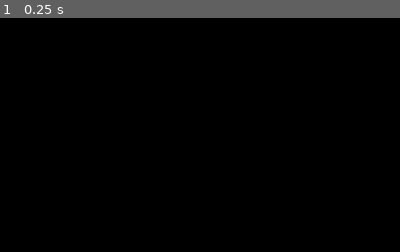
Above: before the commit, frame 1.
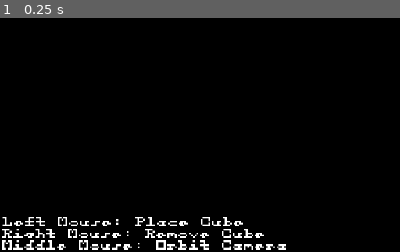
Above: after the commit, the same moment.

Repository: voxelv/blockbeat
Game: Godot game, scene res://main/main.tscn
The game is run twice, just before and just after one commit, with the same random seed, the same clock (stepped at 60 frames per second) and the same inputs.
Inputs:
- Up to frame 1 (0.25 s): no input
The pictures show only the part of the screen within x 0-50%, y 50-100%; the shares and areas given below are measured in that part.

The runs differ from the first frame. In frame 1, 2.9% of the frame differs, in the area x 0-72%, y 85-100%.

Commit message:
add instructions

Diff:
--- a/src/main/main.gd
+++ b/src/main/main.gd
@@ -13,6 +13,7 @@
 func _ready():
 	randomize()
 	animation.connect("animation_finished", self, "_on_animation_finished")
+	animation.play("goal_cam_up")
 	next_shape()
 	player_shape.connect("cubes_changed", self, "_on_player_shape_cubes_changed")
 
--- a/src/main/main.tscn
+++ b/src/main/main.tscn
@@ -9,13 +9,17 @@
 [ext_resource path="res://black_environment.tres" type="Environment" id=7]
 [ext_resource path="res://main/goal_shape/goal_camera.tscn" type="PackedScene" id=8]
 [ext_resource path="res://main/goal_shape/goal_shape.tscn" type="PackedScene" id=9]
+[ext_resource path="res://assets/font/bit5x5.ttf" type="DynamicFontData" id=10]
 
 [sub_resource type="World" id=1]
 
-[sub_resource type="Animation" id=2]
-resource_name = "goal_cam_down"
+[sub_resource type="DynamicFont" id=2]
+size = 12
+font_data = ExtResource( 10 )
+
+[sub_resource type="Animation" id=3]
 tracks/0/type = "value"
-tracks/0/path = NodePath("Control2/MarginContainer/Control/ViewportContainer/Viewport/Spatial/goal_camera:zoom")
+tracks/0/path = NodePath("Control/Control2/MarginContainer/Control/ViewportContainer/Viewport/Spatial/goal_camera:zoom")
 tracks/0/interp = 1
 tracks/0/loop_wrap = true
 tracks/0/imported = false
@@ -27,10 +31,9 @@
 "values": [ 0.9, 50.0 ]
 }
 
-[sub_resource type="Animation" id=3]
-resource_name = "goal_cam_up"
+[sub_resource type="Animation" id=4]
 tracks/0/type = "value"
-tracks/0/path = NodePath("Control2/MarginContainer/Control/ViewportContainer/Viewport/Spatial/goal_camera:zoom")
+tracks/0/path = NodePath("Control/Control2/MarginContainer/Control/ViewportContainer/Viewport/Spatial/goal_camera:zoom")
 tracks/0/interp = 1
 tracks/0/loop_wrap = true
 tracks/0/imported = false
@@ -62,16 +65,22 @@
 [node name="WorldEnvironment" type="WorldEnvironment" parent="."]
 environment = ExtResource( 7 )
 
-[node name="Control2" type="Control" parent="."]
+[node name="Control" type="Control" parent="."]
+anchor_right = 1.0
+anchor_bottom = 1.0
+mouse_filter = 2
+
+[node name="Control2" type="Control" parent="Control"]
+editor/display_folded = true
 margin_right = 254.0
 margin_bottom = 254.0
 rect_min_size = Vector2( 254, 254 )
 
-[node name="Panel" type="Panel" parent="Control2"]
+[node name="Panel" type="Panel" parent="Control/Control2"]
 anchor_right = 1.0
 anchor_bottom = 1.0
 
-[node name="MarginContainer" type="MarginContainer" parent="Control2"]
+[node name="MarginContainer" type="MarginContainer" parent="Control/Control2"]
 anchor_right = 1.0
 anchor_bottom = 1.0
 custom_constants/margin_right = 2
@@ -79,59 +88,71 @@
 custom_constants/margin_left = 2
 custom_constants/margin_bottom = 2
 
-[node name="Control" type="Control" parent="Control2/MarginContainer"]
+[node name="Control" type="Control" parent="Control/Control2/MarginContainer"]
 margin_left = 2.0
 margin_top = 2.0
 margin_right = 252.0
 margin_bottom = 252.0
 
-[node name="ViewportContainer" type="ViewportContainer" parent="Control2/MarginContainer/Control"]
+[node name="ViewportContainer" type="ViewportContainer" parent="Control/Control2/MarginContainer/Control"]
 anchor_right = 1.0
 anchor_bottom = 1.0
 
-[node name="Viewport" type="Viewport" parent="Control2/MarginContainer/Control/ViewportContainer"]
+[node name="Viewport" type="Viewport" parent="Control/Control2/MarginContainer/Control/ViewportContainer"]
 size = Vector2( 250, 250 )
 own_world = true
 world = SubResource( 1 )
 handle_input_locally = false
 render_target_update_mode = 3
 
-[node name="WorldEnvironment" type="WorldEnvironment" parent="Control2/MarginContainer/Control/ViewportContainer/Viewport"]
+[node name="WorldEnvironment" type="WorldEnvironment" parent="Control/Control2/MarginContainer/Control/ViewportContainer/Viewport"]
 environment = ExtResource( 7 )
 
-[node name="Spatial" type="Spatial" parent="Control2/MarginContainer/Control/ViewportContainer/Viewport"]
+[node name="Spatial" type="Spatial" parent="Control/Control2/MarginContainer/Control/ViewportContainer/Viewport"]
 
-[node name="Lighting" parent="Control2/MarginContainer/Control/ViewportContainer/Viewport/Spatial" instance=ExtResource( 3 )]
+[node name="Lighting" parent="Control/Control2/MarginContainer/Control/ViewportContainer/Viewport/Spatial" instance=ExtResource( 3 )]
 
-[node name="goal_camera" parent="Control2/MarginContainer/Control/ViewportContainer/Viewport/Spatial" instance=ExtResource( 8 )]
+[node name="goal_camera" parent="Control/Control2/MarginContainer/Control/ViewportContainer/Viewport/Spatial" instance=ExtResource( 8 )]
 zoom = 0.9
 
-[node name="goal_shape" parent="Control2/MarginContainer/Control/ViewportContainer/Viewport/Spatial" instance=ExtResource( 9 )]
+[node name="goal_shape" parent="Control/Control2/MarginContainer/Control/ViewportContainer/Viewport/Spatial" instance=ExtResource( 9 )]
 
-[node name="gizmo" parent="Control2/MarginContainer/Control/ViewportContainer/Viewport/Spatial" instance=ExtResource( 2 )]
+[node name="gizmo" parent="Control/Control2/MarginContainer/Control/ViewportContainer/Viewport/Spatial" instance=ExtResource( 2 )]
 visible = false
 
-[node name="VBoxContainer" type="VBoxContainer" parent="Control2/MarginContainer/Control"]
+[node name="VBoxContainer" type="VBoxContainer" parent="Control/Control2/MarginContainer/Control"]
 editor/display_folded = true
 visible = false
 margin_right = 50.0
 margin_bottom = 50.0
 
-[node name="increase_zoom_button" type="Button" parent="Control2/MarginContainer/Control/VBoxContainer"]
+[node name="increase_zoom_button" type="Button" parent="Control/Control2/MarginContainer/Control/VBoxContainer"]
 margin_right = 50.0
 margin_bottom = 20.0
 focus_mode = 0
 text = "+"
 
-[node name="decrease_zoom_button" type="Button" parent="Control2/MarginContainer/Control/VBoxContainer"]
+[node name="decrease_zoom_button" type="Button" parent="Control/Control2/MarginContainer/Control/VBoxContainer"]
 margin_top = 24.0
 margin_right = 50.0
 margin_bottom = 44.0
 focus_mode = 0
 text = "-"
 
+[node name="Label" type="Label" parent="Control"]
+anchor_top = 1.0
+anchor_bottom = 1.0
+margin_left = 3.0
+margin_top = -45.0
+margin_right = 492.0
+margin_bottom = 3.0
+custom_fonts/font = SubResource( 2 )
+text = "Left Mouse: Place Cube
+Right Mouse: Remove Cube
+Middle Mouse: Orbit Camera"
+
 [node name="animation" type="AnimationPlayer" parent="."]
-anims/goal_cam_down = SubResource( 2 )
-anims/goal_cam_up = SubResource( 3 )
-[connection signal="pressed" from="Control2/MarginContainer/Control/VBoxContainer/increase_zoom_button" to="Control2/MarginContainer/Control/ViewportContainer/Viewport/Spatial/goal_camera" method="_on_increase_zoom_button_pressed"]
-[connection signal="pressed" from="Control2/MarginContainer/Control/VBoxContainer/decrease_zoom_button" to="Control2/MarginContainer/Control/ViewportContainer/Viewport/Spatial/goal_camera" method="_on_decrease_zoom_button_pressed"]
+anims/goal_cam_down = SubResource( 3 )
+anims/goal_cam_up = SubResource( 4 )
+[connection signal="pressed" from="Control/Control2/MarginContainer/Control/VBoxContainer/increase_zoom_button" to="Control/Control2/MarginContainer/Control/ViewportContainer/Viewport/Spatial/goal_camera" method="_on_increase_zoom_button_pressed"]
+[connection signal="pressed" from="Control/Control2/MarginContainer/Control/VBoxContainer/decrease_zoom_button" to="Control/Control2/MarginContainer/Control/ViewportContainer/Viewport/Spatial/goal_camera" method="_on_decrease_zoom_button_pressed"]
Binary file added: src/assets/font/bit5x5.ttf
Not shown: 1 places in src/main/main.tscn that only renumber resources
Not shown, changed: index.pck
